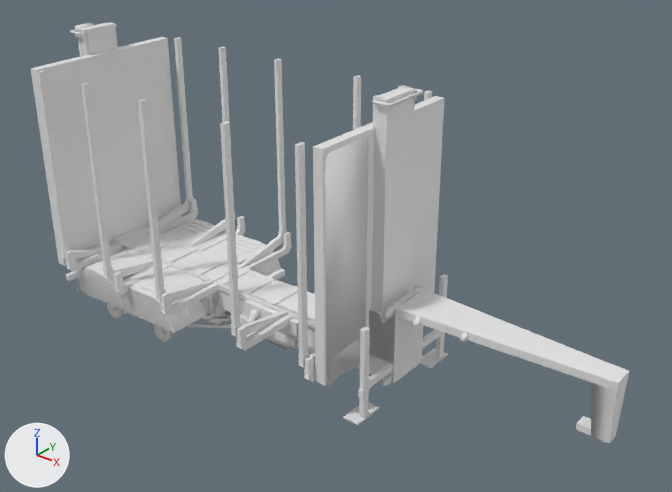
The FBX model log_trailer/meshes/trucks/tuning/short.fbx: old version first, new version second.
The view is the same before and after, from a 50 mm camera at (0.0889, -0.0974, 0.0832) aimed at (0.0083, 0.0034, 0.0207). Lighting does not change. The marker at lower left points along +X, +Y and +Z. Materials are left out; every surface is plain grey. Where no turn or scale is listed for an object, it has been applied to the vertices. Vertices at the same position are counted once.

The first picture shows 'cdt_Body.006', 'cdt_Hitch.005', 'cdt_Lift.006', 'cdt_RootNode.007', 'lift.004', 'main.002'.
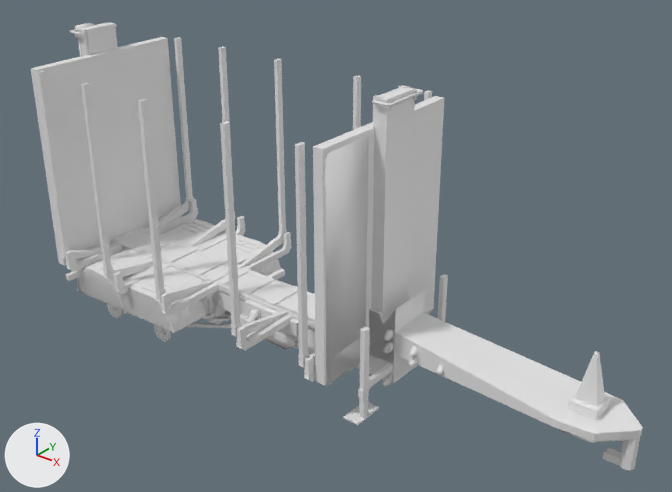
Diff of the bpy script that builds the scene:
```diff
--- a/log_trailer/meshes/trucks/tuning/short.fbx.py
+++ b/log_trailer/meshes/trucks/tuning/short.fbx.py
@@ me_cube_16434 @@
-me_cube_16434.from_pydata(...)  # 19893 vertices, 15650 faces; spans x 0.0882..0.2016, y -0.022..0.008, z -0.0194..0.0287
+me_cube_16434.from_pydata(...)  # 19629 vertices, 15436 faces; spans x 0.0882..0.1699, y -0.022..0.008, z -0.0194..0.0287
+# me_cube_16434 part 4: the loose piece of 16 vertices spanning x 0.1687..0.1695, y -0.0119..-0.0021, z -0.0021..-0.001 is moved by (0.0001, 0.0, -0.0036)
+# me_cube_16434 part 5: the loose piece of 16 vertices spanning x 0.1687..0.1695, y -0.0119..-0.0021, z -0.0134..-0.0123 is copied, and the copy is moved by (0.0002, -0.0001, 0.0056); it spans x 0.1689..0.1696, y -0.012..-0.0022, z -0.0078..-0.0067
+# me_cube_16434 part 6: the loose piece of 56 vertices spanning x 0.1699..0.2016, y -0.0106..-0.0034, z -0.0105..-0.0009 is deleted
+# me_cube_16434 part 7: the loose piece of 16 vertices spanning x 0.1804..0.1812, y -0.0105..-0.0036, z -0.0021..-0.001 is deleted
+# me_cube_16434 part 8: the loose piece of 16 vertices spanning x 0.1731..0.1739, y -0.0111..-0.0029, z -0.0021..-0.001 is deleted
+# me_cube_16434 part 9: 8 vertices moved from x 0.1685..0.1699, y -0.0106..-0.0034, z -0.0008 to x 0.1685..0.1699, y -0.0106..-0.0034, z -0.0044
@@ me_cube_16400 @@
 me_cube_16400.from_pydata(...)  # 378 vertices, 306 faces; spans x -0.0412..0.0564, y -0.0152..0.0151, z 0.0028..0.0482
+# me_cube_16400 part 1: the loose piece of 8 vertices spanning x 0.0531..0.0564, y -0.0018..0.0016, z 0.009..0.0174 is deleted
+# me_cube_16400 part 2: the loose piece of 8 vertices spanning x 0.0246..0.0564, y -0.0035..0.0035, z 0.0174..0.0186 is deleted
+# me_cube_16400 part 3: the loose piece of 8 vertices spanning x 0.0516..0.0539, y -0.001..0.001, z 0.009..0.01 is deleted
@@ ob_cdt_hook_006 @@
+ob_cdt_hook_006 = bpy.data.objects.new('cdt_Hook.006', me_cube_624)  # an 8-sided cylinder along z spanning x -0.00112..0.0009, y -0.00004..0.00185, z -0.00001..0.00473; a box spanning x -0.00304..-0.00009, y 0.00021..0.00157, z 0.00001..0.00096
+ob_cdt_hook_006.location = (0.0586, -0.0009, 0.0061)
@@ ob_cdt_pin_004 @@
+ob_cdt_pin_004 = bpy.data.objects.new('cdt_Pin.004', me_cube_623)  # 28 vertices, 24 faces; spans x 0.0246..0.0595, y -0.0049..0.0049, z 0.0107..0.0147
+ob_cdt_pin_004.location = (0.0, 0.0, 0.0)
@@ ob_cdt_cone_006 @@
+ob_cdt_cone_006 = bpy.data.objects.new('cdt_Cone.006', me_cube_625)  # 16 vertices, 14 faces; spans x -0.00207..0.00192, y -0.00393..0.00008, z -0.00002..0.00834
+ob_cdt_cone_006.location = (0.0525, 0.002, 0.0122)
@@ ob_arm_006 @@
+ob_arm_006 = bpy.data.objects.new('arm.006', me_cube_626)  # 2680 vertices, 2593 faces; spans x 0.2479..0.29, y -0.0119..-0.002, z -0.025..-0.0102
+ob_arm_006.location = (-0.2304, 0.0069, 0.0309)
```

Location of each change, (x1, y1, x2, y2) in pixels of the pictures (672 x 492 px; the box of a moved part takes in the faces that stretch with it):
'cdt_Body.006', reshaped (32% narrower, 6% shorter)
    before: (65, 22, 629, 443)
    after: (65, 22, 448, 416)
'main.002', reshaped (32% narrower)
    before: (66, 23, 626, 442)
    after: (66, 23, 444, 425)
'cdt_Pin.004', added
    after: (396, 312, 643, 441)
'arm.006', added
    after: (395, 332, 641, 470)
'cdt_Cone.006', added
    after: (567, 352, 610, 420)
'cdt_Hook.006', added
    after: (603, 440, 629, 469)
part 1 of me_cube_16400, deleted
    before: (606, 381, 627, 443)
part 2 of me_cube_16400, deleted
    before: (396, 289, 629, 391)
part 3 of me_cube_16400, deleted
    before: (576, 416, 591, 436)
part 4 of me_cube_16434, moved or reshaped
    before: (383, 286, 425, 319)
    after: (384, 310, 426, 341)
part 5 of me_cube_16434, added
    after: (383, 342, 393, 354)
part 6 of me_cube_16434, deleted
    before: (396, 309, 626, 442)
part 7 of me_cube_16434, deleted
    before: (460, 333, 468, 342)
part 8 of me_cube_16434, deleted
    before: (413, 316, 421, 326)
part 9 of me_cube_16434, moved or reshaped
    before: (386, 286, 424, 384)
    after: (386, 362, 394, 384)
